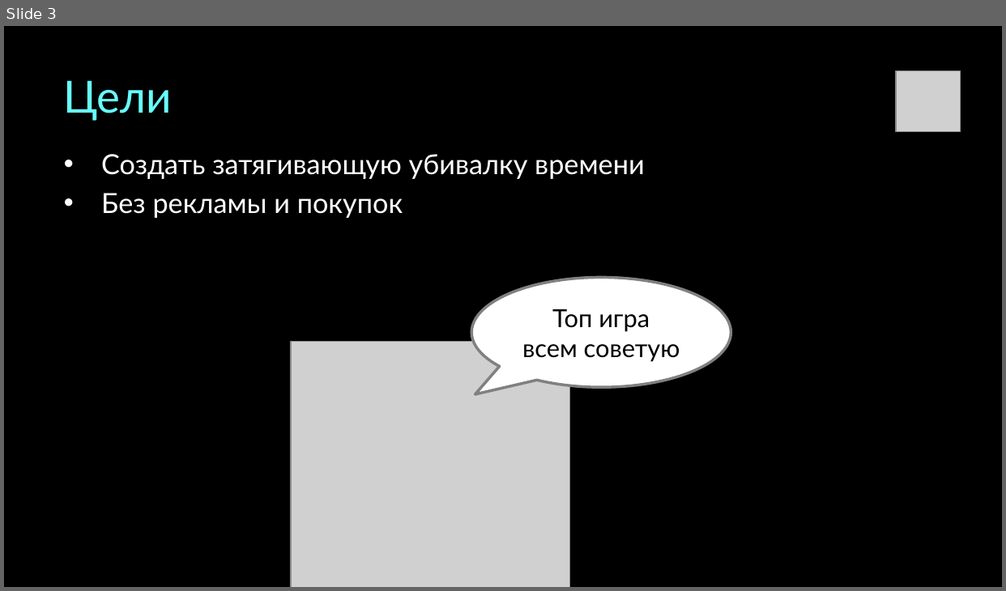
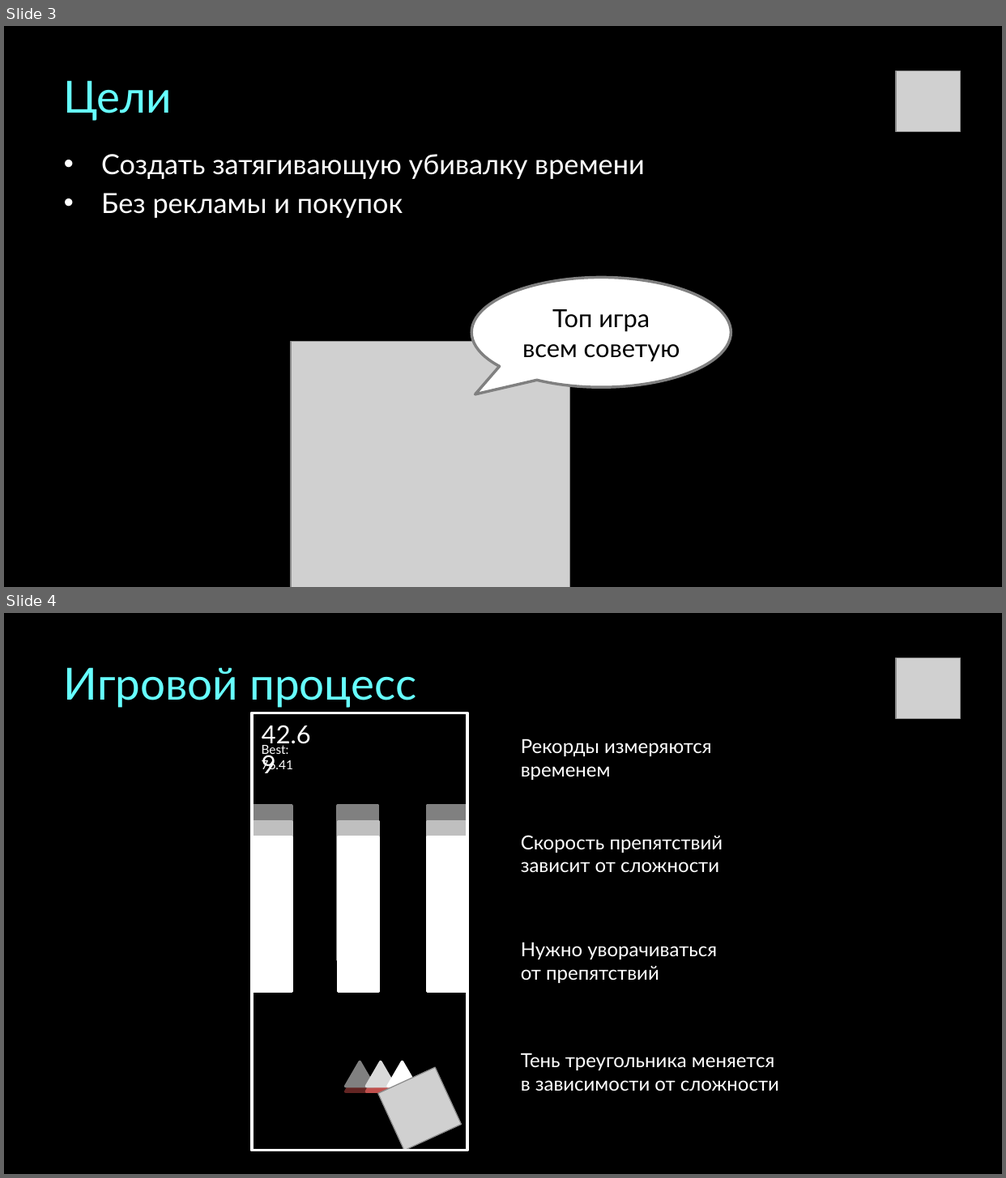
Before and after one commit to cubecrusher/Trance6-2, a slide deck: trjr.pptx. Shown one above the other, each under a label of ours: slide 3 before the commit, slides 3 and 4 after it. The pictures are 1006x591 and 1006x1178 pixels, drawn with LibreOffice and Linux fonts; fonts in the diff are those of the drawing; grey boxes stand for pictures. Boxes give left, top, right and bottom in pixels: in the first picture for what was removed or moved away, otherwise in the second. Text is boxed around its words. In the diff, an @@ line names an element or a change of style, - is before the commit and + after.

```diff
--- a/trjr.pptx
+++ b/trjr.pptx
@@ slide 4 added at [4,613,1002,1174], background #000000 @@
@@ picture added at [896,658,960,719] @@
@@ title added at [64,667,416,708], 32 pt, text #66FFFF @@
+Игровой процесс
@@ rectangle added at [252,713,467,1151], outline #FFFFFF 2 pt @@
@@ text added at [262,725,311,749], 18 pt, text #FFFFFF @@
+42.69
@@ text added at [262,743,293,773], 9 pt, text #FFFFFF @@
+Best: 76.41
@@ text added at [521,739,712,780], 14 pt, text #FFFFFF @@
+Рекорды измеряются временем
@@ rectangle added at [252,806,292,960], fill #808080, outline #808080 2 pt @@
@@ rectangle added at [339,806,378,960], fill #808080, outline #808080 2 pt @@
@@ rectangle added at [427,806,467,960], fill #808080, outline #808080 2 pt @@
@@ rectangle added at [252,821,292,976], fill #BFBFBF, outline #BFBFBF 2 pt @@
@@ rectangle added at [339,821,378,976], fill #BFBFBF, outline #BFBFBF 2 pt @@
@@ rectangle added at [427,821,467,976], fill #BFBFBF, outline #BFBFBF 2 pt @@
@@ rectangle added at [252,837,292,992], fill #FFFFFF, outline #FFFFFF 2 pt @@
@@ rectangle added at [339,837,378,992], fill #FFFFFF, outline #FFFFFF 2 pt @@
@@ rectangle added at [427,837,467,992], fill #FFFFFF, outline #FFFFFF 2 pt @@
@@ text added at [521,835,723,872], 14 pt, text #FFFFFF @@
+Скорость препятствий зависит от сложности
@@ text added at [521,942,717,983], 14 pt, text #FFFFFF @@
+Нужно уворачиваться от препятствий
@@ triangle added at [345,1067,373,1091], fill #632523, outline #632523 2 pt @@
@@ triangle added at [345,1062,373,1086], fill #808080, outline #808080 2 pt @@
@@ triangle added at [366,1067,394,1091], fill #C0504D, outline #C0504D 2 pt @@
@@ triangle added at [366,1062,394,1086], fill #D9D9D9, outline #D9D9D9 2 pt @@
@@ picture added at [378,1067,462,1151] @@
@@ triangle added at [388,1067,416,1091], fill #FF0000, outline #FF0000 2 pt @@
@@ triangle added at [388,1062,416,1086], fill #FFFFFF, outline #FFFFFF 2 pt @@
@@ text added at [521,1053,779,1091], 14 pt, text #FFFFFF @@
+Тень треугольника меняется
+в зависимости от сложности
```
Also in this commit, not shown: 9 slides changed, 1 other slide added, 2 slides removed.
